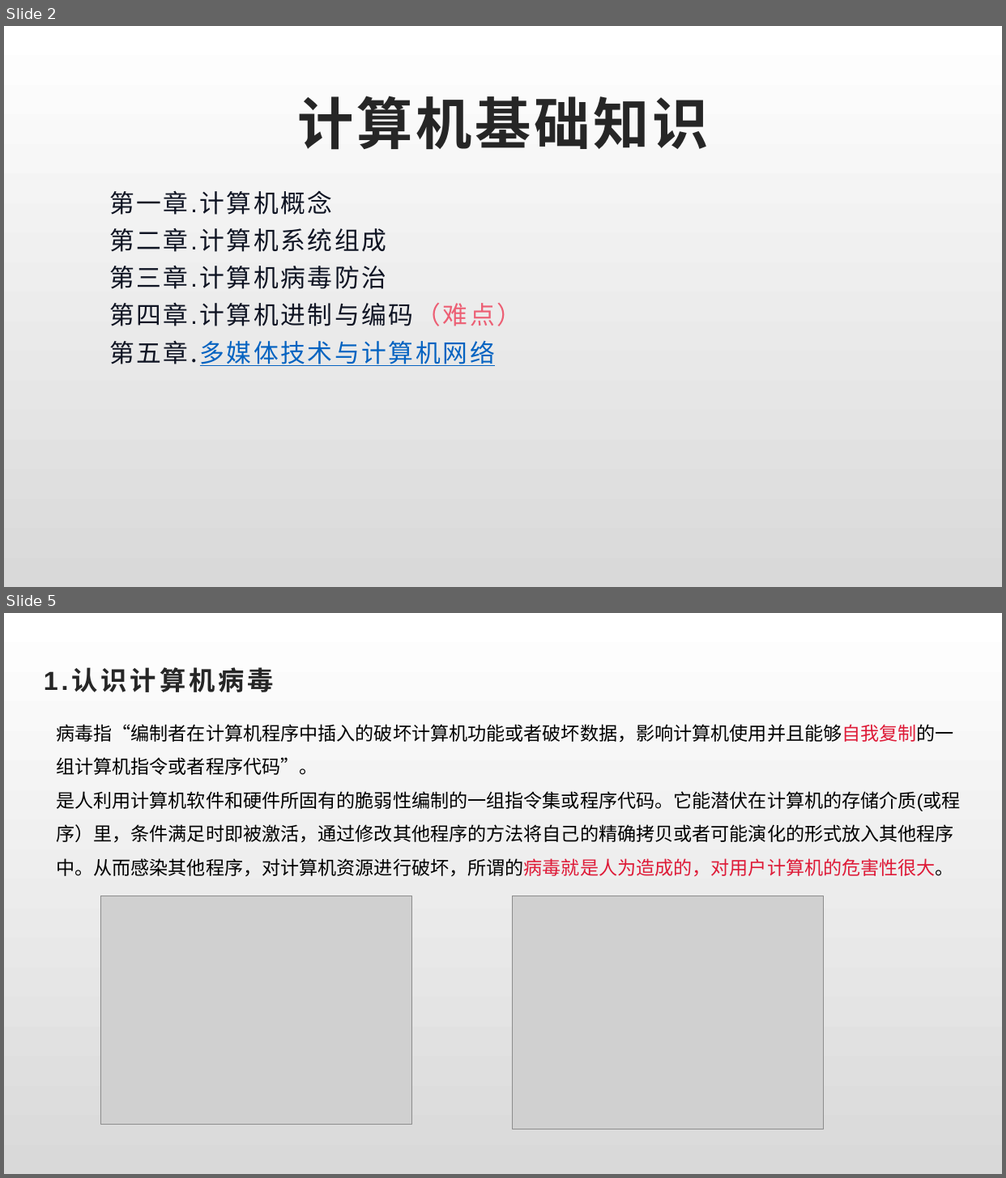
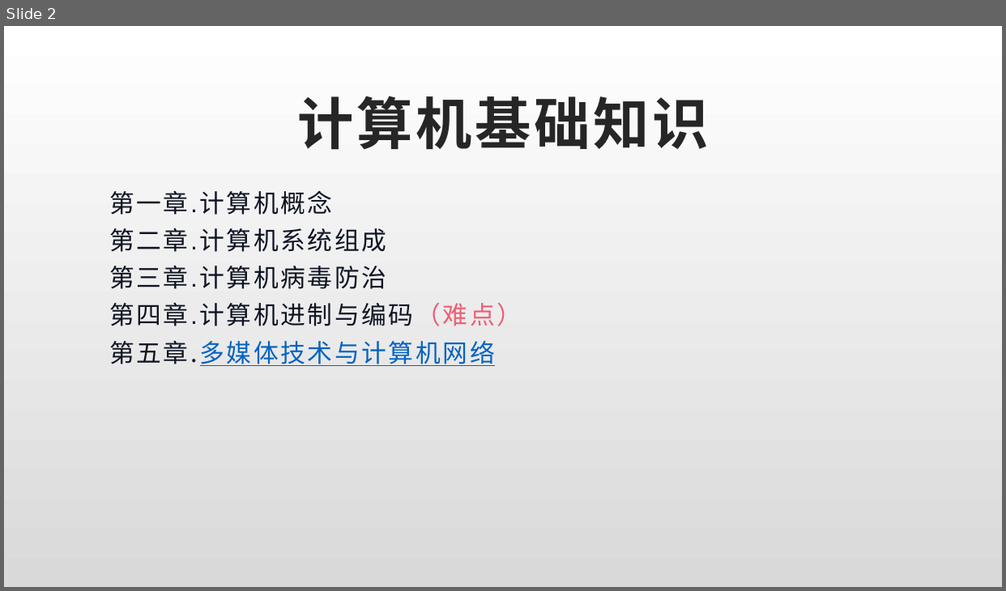
Before and after one commit to cckmit/typora-note, a slide deck: 计算机基础知识/计算机基础/计算机基础知识_第5章.pptx. Shown one above the other, each under a label of ours: slides 2 and 5 before the commit, slide 2 after it; the slides between them are not shown. The pictures are 1006x1178 and 1006x591 pixels, drawn with LibreOffice and Linux fonts; fonts in the diff are those of the drawing; grey boxes stand for pictures. Boxes give left, top, right and bottom in pixels: in the first picture for what was removed or moved away, otherwise in the second. Text is boxed around its words. In the diff, an @@ line names an element or a change of style, - is before the commit and + after.

```diff
--- a/计算机基础知识/计算机基础/计算机基础知识_第5章.pptx
+++ b/计算机基础知识/计算机基础/计算机基础知识_第5章.pptx
@@ slide 5 removed at bbox=[4, 613, 1002, 1174], background gradient #FFFFFF to #D9D9D9 @@
@@ title removed at bbox=[44, 667, 274, 692] @@
-1.认识计算机病毒
@@ text removed at bbox=[56, 724, 960, 877] @@
-病毒指“编制者在计算机程序中插入的破坏计算机功能或者破坏数据，影响计算机使用并且能够自我复制的一组计算机指令或者程序代码”。
-是人利用计算机软件和硬件所固有的脆弱性编制的一组指令集或程序代码。它能潜伏在计算机的存储介质(或程序）里，条件满足时即被激活，通过修改其他程序的方法将自己的精确拷贝或者可能演化的形式放入其他程序中。从而感染其他程序，对计算机资源进行破坏，所谓的病毒就是人为造成的，对用户计算机的危害性很大。
@@ picture removed at bbox=[100, 896, 412, 1124] @@
@@ picture removed at bbox=[513, 896, 824, 1130] @@
```
Also in this commit, not shown: 2 slides changed, 18 slides added, 15 other slides removed, 3 other files.
